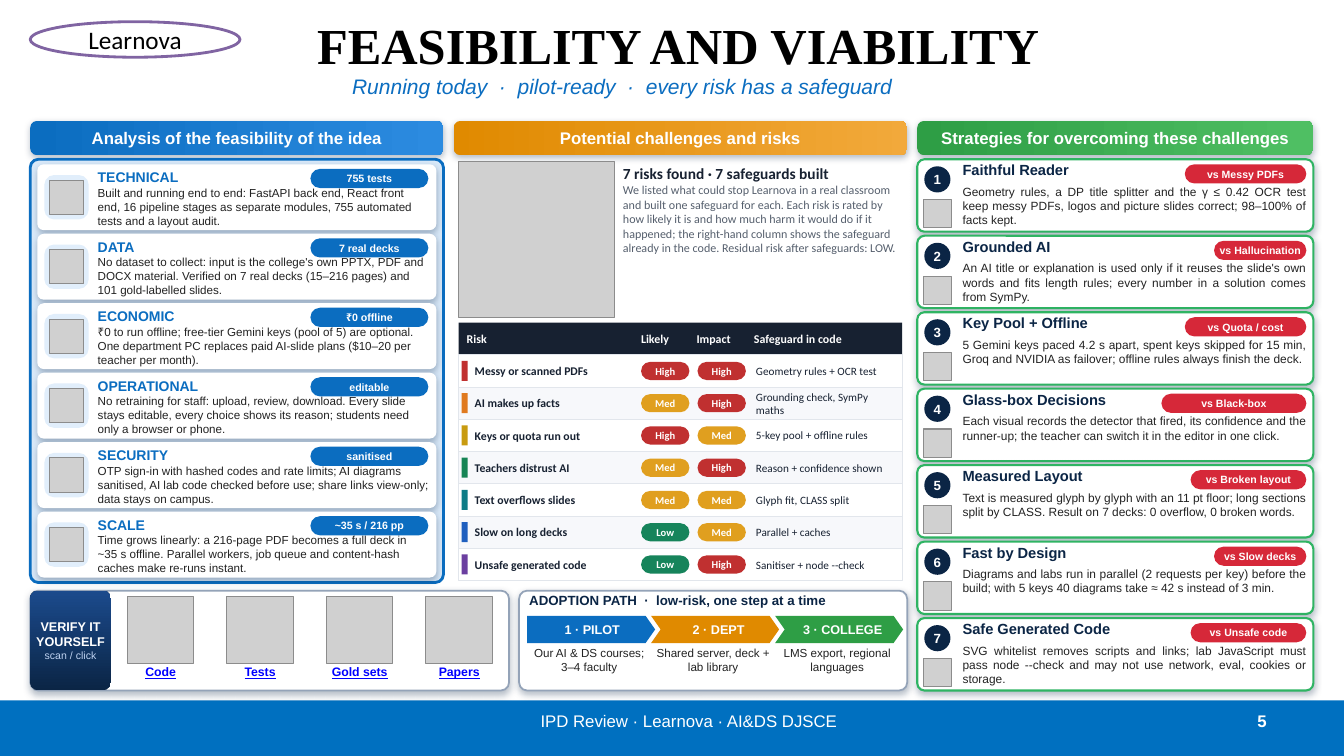
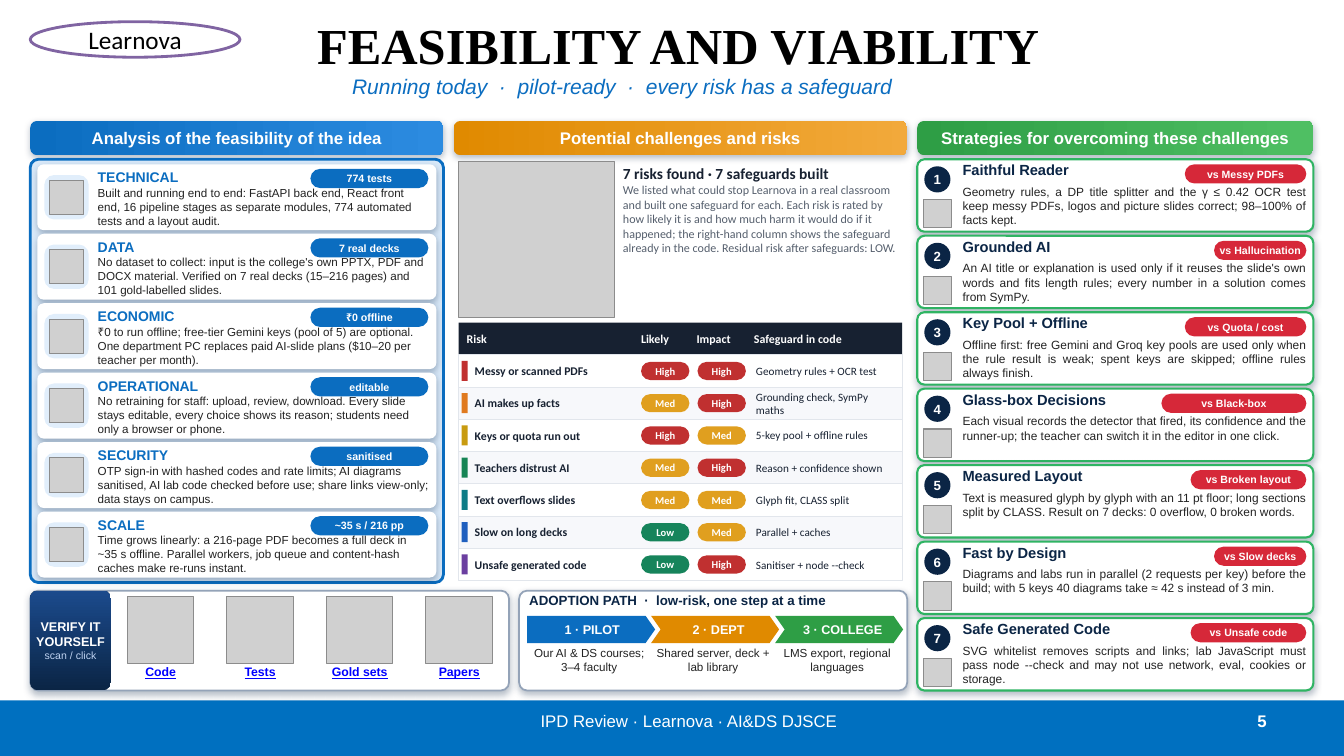
Before and after one commit to SDP42/LearnovaV2, a slide deck: slide 5 of docs/review/Learnova_SIH_Review.pptx. Drawn at 1344x756 pixels with LibreOffice and Linux fonts; fonts in the diff are those of the drawing; grey boxes stand for pictures. Boxes give left, top, right and bottom in pixels: in the first picture for what was removed or moved away, otherwise in the second. Text is boxed around its words. In the diff, an @@ line names an element or a change of style, - is before the commit and + after.

```diff
--- a/docs/review/Learnova_SIH_Review.pptx
+++ b/docs/review/Learnova_SIH_Review.pptx
@@ text in rounded rectangle at (347,174,392,182): text changed @@
-755 tests
+774 tests
@@ text at (98,188,412,228): text changed @@
-Built and running end to end: FastAPI back end, React front end, 16 pipeline stages as separate modules, 755 automated tests and a layout audit.
+Built and running end to end: FastAPI back end, React front end, 16 pipeline stages as separate modules, 774 automated tests and a layout audit.
@@ text at (963,340,1306,380): text changed @@
-5 Gemini keys paced 4.2 s apart, spent keys skipped for 15 min, Groq and NVIDIA as failover; offline rules always finish the deck.
+Offline first: free Gemini and Groq key pools are used only when the rule result is weak; spent keys are skipped; offline rules always finish.
```
Also in this commit, not shown: 6 other slides changed, 19 other files.
